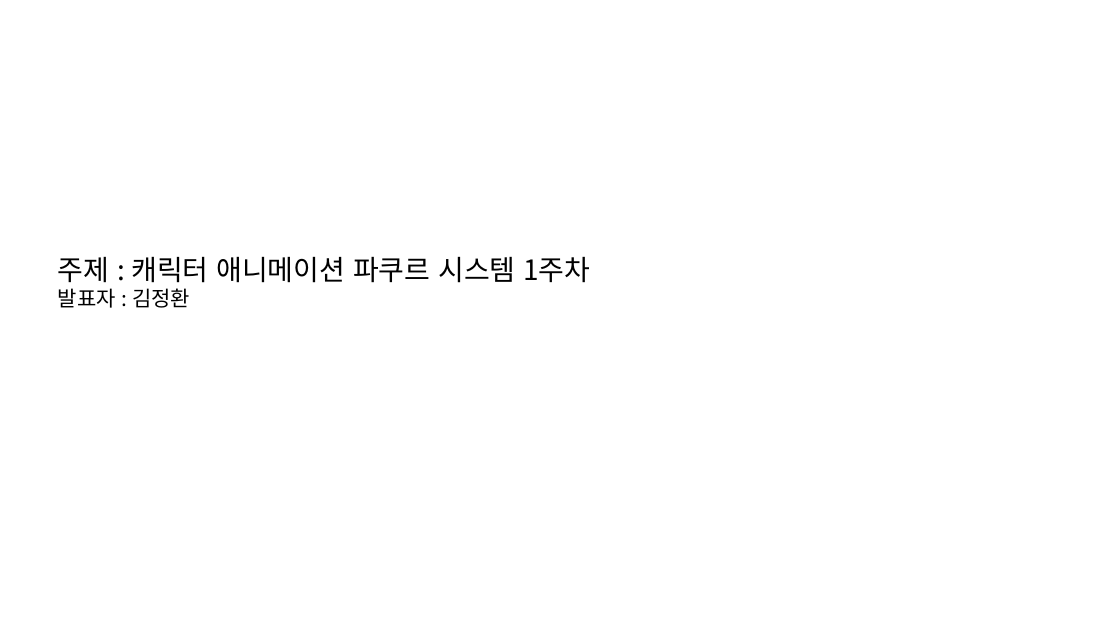
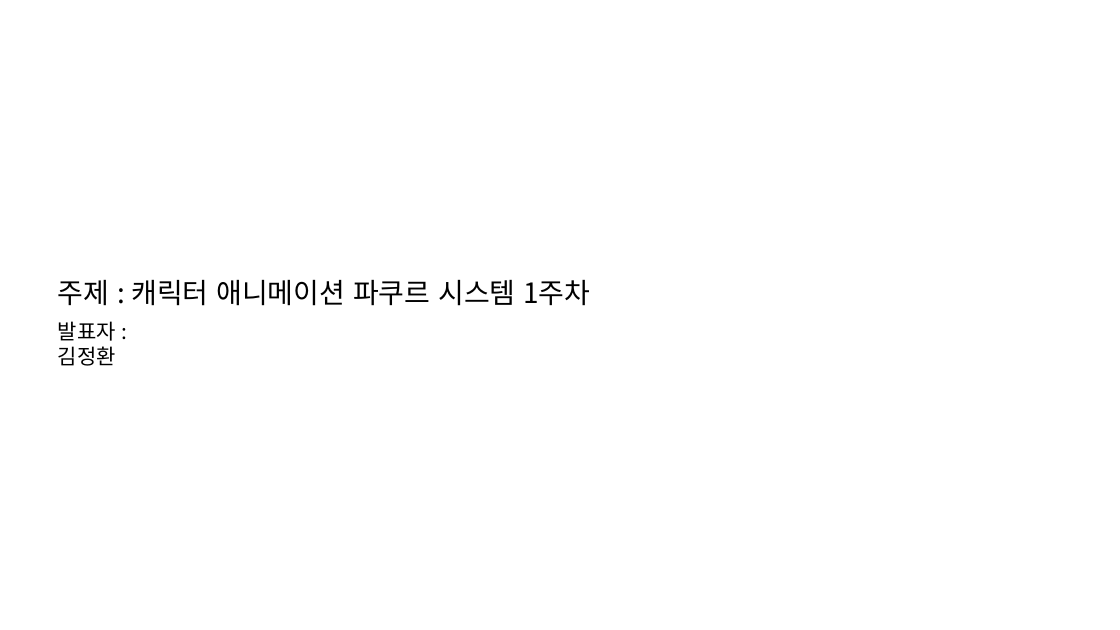
Before and after one commit to jhk0701/PA26-Character-Animation-Parkour, a slide deck: slide 1 of PPT/template/주차별 발표.pptx. Drawn at 1120x630 pixels with LibreOffice and Linux fonts; fonts in the diff are those of the drawing. Boxes give left, top, right and bottom in pixels: in the first picture for what was removed or moved away, otherwise in the second. Text is boxed around its words. In the diff, an @@ line names an element or a change of style, - is before the commit and + after.

```diff
--- a/PPT/template/주차별 발표.pptx
+++ b/PPT/template/주차별 발표.pptx
@@ text "주제 : 캐릭터 애니메이션 파쿠르 ...": place and size @@
-text "주제 : 캐릭터 애니메이션 파쿠르 ..." at (58, 256, 590, 308)
+text "주제 : 캐릭터 애니메이션 파쿠르 ..." at (58, 279, 590, 306)
@@ text at (58, 288, 190, 308): paragraph removed @@
-발표자 : 김정환
@@ text added at (58, 321, 116, 366), 18 pt, text #000000 @@
+발표자 : 김정환
```
Also in this commit, not shown: 1 other slide changed, 1 other file.
